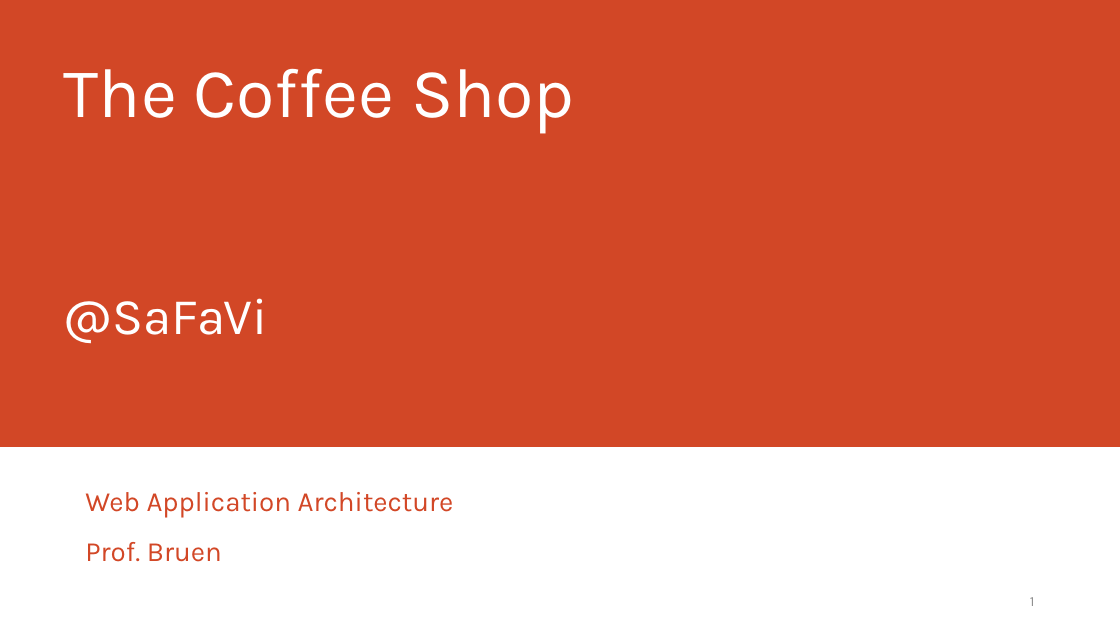
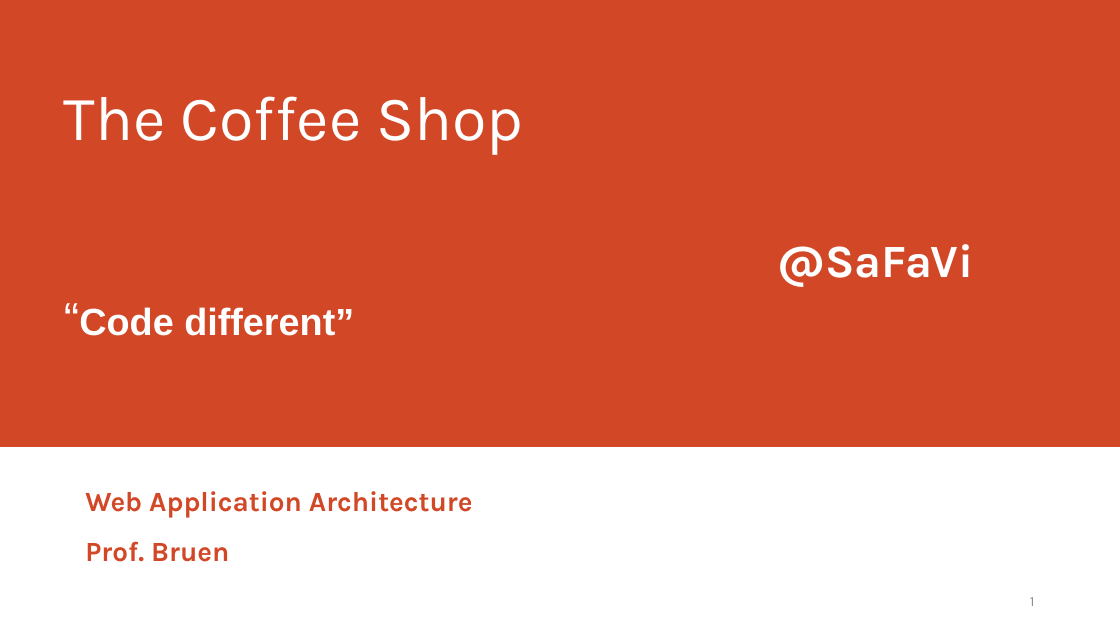
Before and after one commit to hoangvudp/TheCoffeeShop, a slide deck: slide 1 of The Coffee Shop.pptx. Drawn at 1120x630 pixels with LibreOffice and Linux fonts; fonts in the diff are those of the drawing. Boxes give left, top, right and bottom in pixels: in the first picture for what was removed or moved away, otherwise in the second. Text is boxed around its words. In the diff, an @@ line names an element or a change of style, - is before the commit and + after.

```diff
--- a/The Coffee Shop.pptx
+++ b/The Coffee Shop.pptx
@@ title at box(64, 96, 974, 336): text changed; size 60 to 32.4 pt; bold on @@
-The Coffee Shop
-@SaFaVi
+The Coffee Shop
+@SaFaVi
+“Code different”
@@ subtitle "Web Application Architecture" at box(85, 491, 473, 562): bold on @@
```
Also in this commit, not shown: 1 other slide changed, 1 slide added, 1 slide removed, 5 other files.
